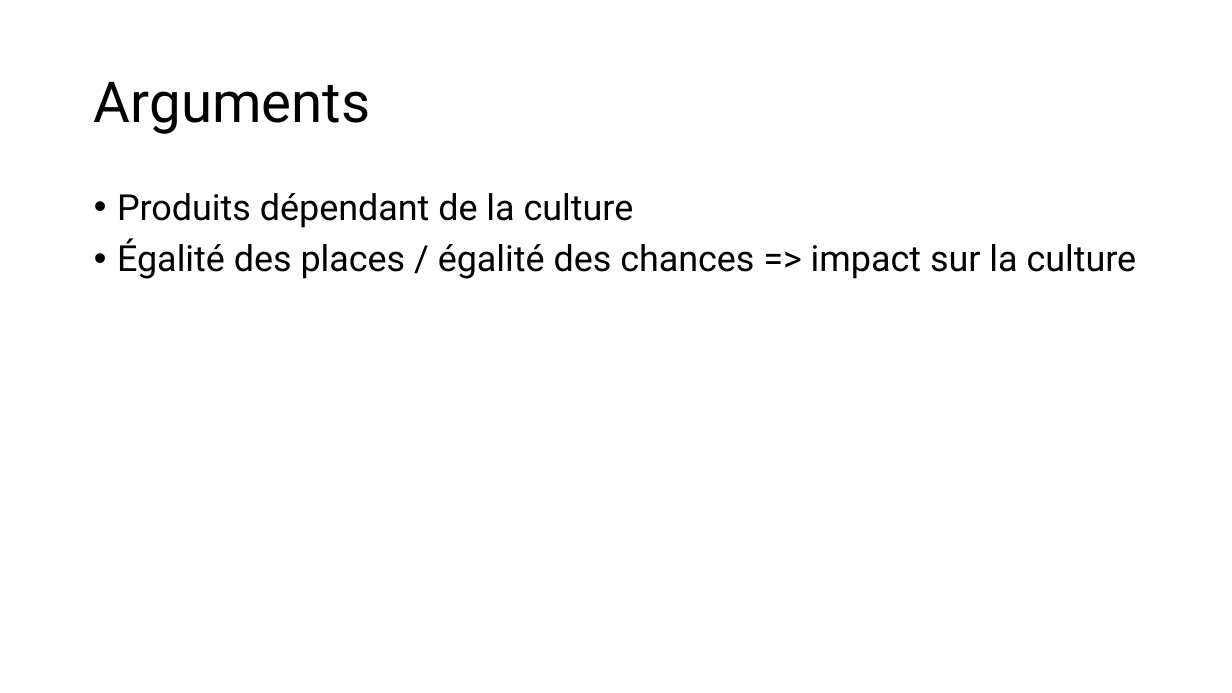
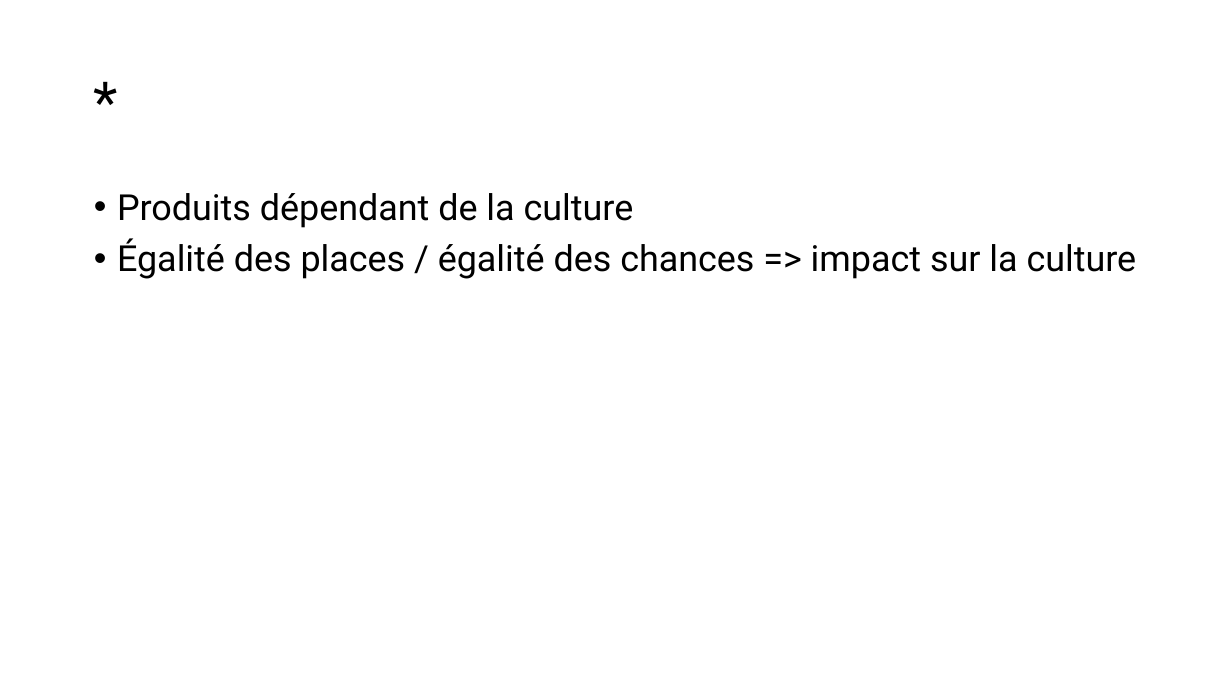
Before and after one commit to Scortail/AnglaisAd, a slide deck: slide 10 of slides.pptx (slide 7 before the commit). Drawn at 1232x693 pixels with LibreOffice and Linux fonts; fonts in the diff are those of the drawing. Boxes give left, top, right and bottom in pixels: in the first picture for what was removed or moved away, otherwise in the second. Text is boxed around its words. In the diff, an @@ line names an element or a change of style, - is before the commit and + after.

```diff
--- a/slides.pptx
+++ b/slides.pptx
@@ title at (94,82,370,134): text changed @@
-Arguments
+*
```
Also in this commit, not shown: 5 other slides changed, 2 slides added, 1 other file.
